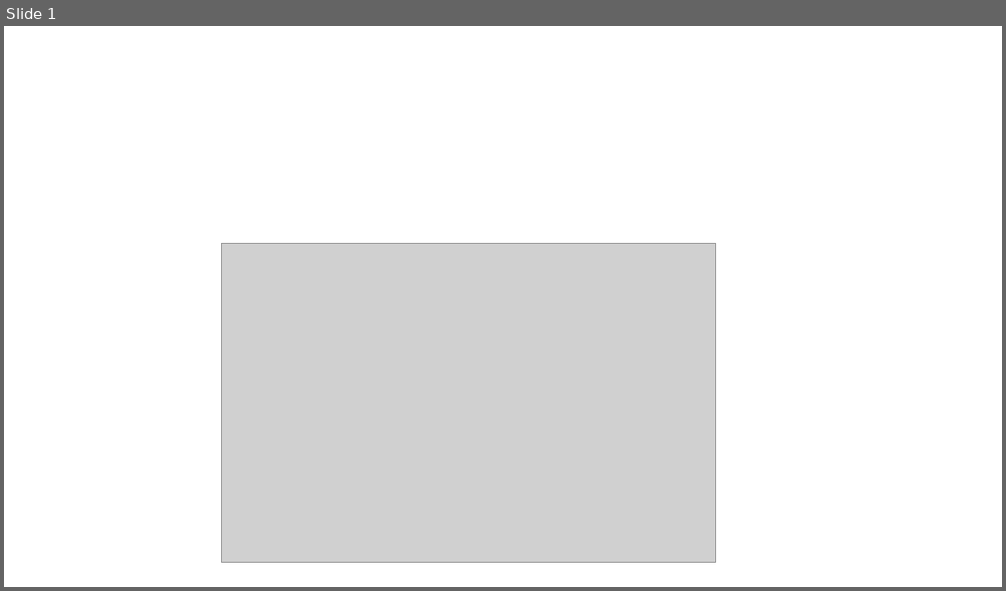
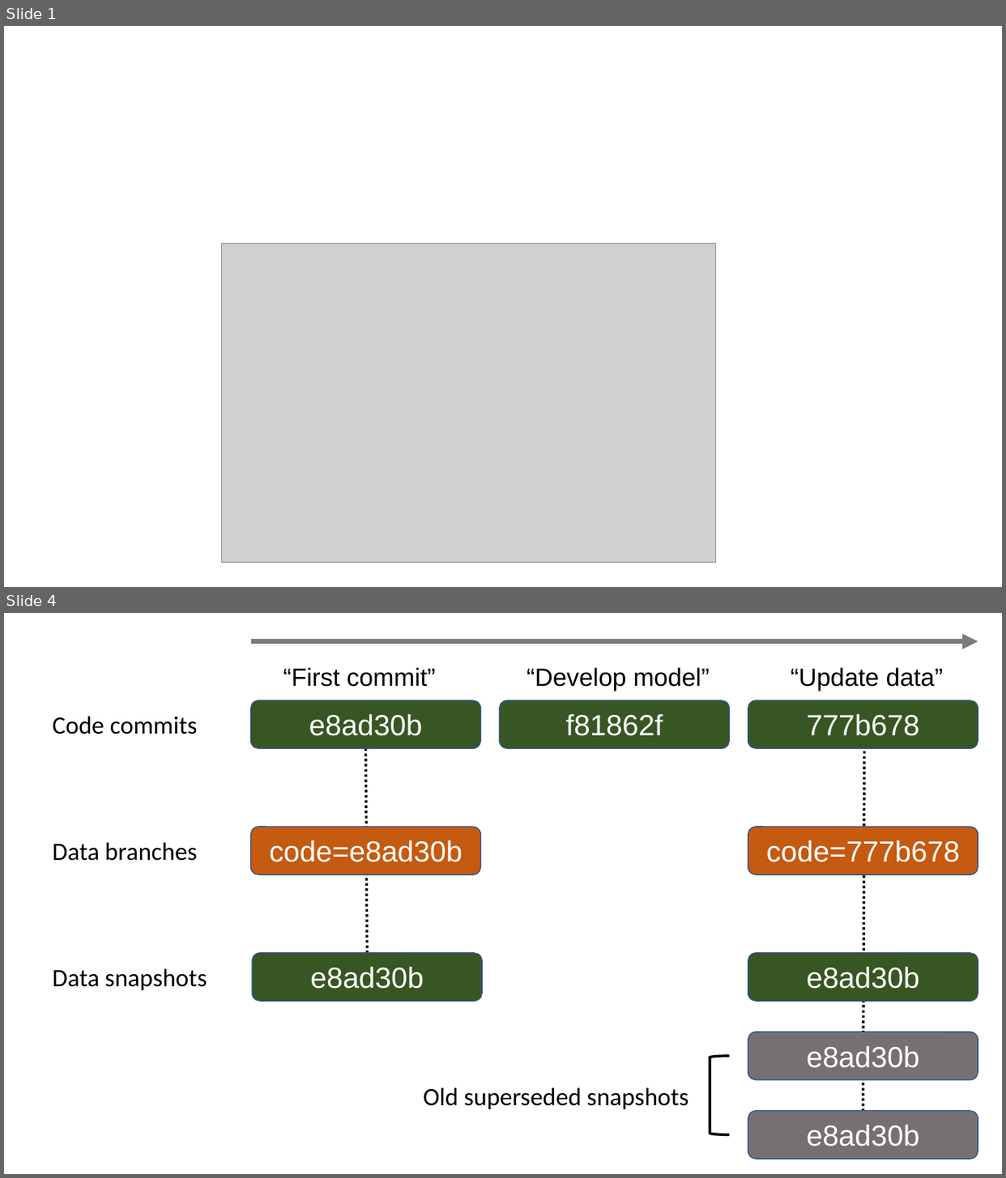
Before and after one commit to wlandau/user-conf-2022, a slide deck: images/images.pptx. Shown one above the other, each under a label of ours: slide 1 before the commit, slides 1 and 4 after it; the slides between them are not shown. The pictures are 1006x591 and 1006x1178 pixels, drawn with LibreOffice and Linux fonts; fonts in the diff are those of the drawing; grey boxes stand for pictures. Boxes give left, top, right and bottom in pixels: in the first picture for what was removed or moved away, otherwise in the second. Text is boxed around its words. In the diff, an @@ line names an element or a change of style, - is before the commit and + after.

```diff
--- a/images/images.pptx
+++ b/images/images.pptx
@@ slide 4 added at bbox=[4, 613, 1002, 1174], background #FFFFFF @@
@@ arrow added from (251, 641) to (978, 641), #7C7C7C 5 pt @@
@@ text added at bbox=[283, 667, 436, 687], 24 pt, text #000000 @@
+“First commit”
@@ text added at bbox=[526, 667, 710, 691], 24 pt, text #000000 @@
+“Develop model”
@@ text added at bbox=[791, 667, 943, 691], 24 pt, text #000000 @@
+“Update data”
@@ rounded rectangle added at bbox=[251, 700, 481, 748], fill #385723, outline #325491 1 pt, 28 pt, text #FFFFFF @@
+e8ad30b
@@ rounded rectangle added at bbox=[500, 700, 730, 748], fill #385723, outline #325491 1 pt, 28 pt, text #FFFFFF @@
+f81862f
@@ rounded rectangle added at bbox=[748, 700, 978, 748], fill #385723, outline #325491 1 pt, 28 pt, text #FFFFFF @@
+777b678
@@ text added at bbox=[53, 716, 198, 735], 24 pt, text #000000 @@
+Code commits
@@ line added from (365, 748) to (367, 953), #000000 2.5 pt dashed @@
@@ line added from (865, 747) to (863, 1111), #000000 2.5 pt dashed @@
@@ rounded rectangle added at bbox=[251, 827, 481, 875], fill #C55A11, outline #325491 1 pt, 28 pt, text #FFFFFF @@
+code=e8ad30b
@@ rounded rectangle added at bbox=[748, 827, 978, 875], fill #C55A11, outline #325491 1 pt, 28 pt, text #FFFFFF @@
+code=777b678
@@ text added at bbox=[53, 842, 198, 861], 24 pt, text #000000 @@
+Data branches
@@ text added at bbox=[53, 969, 207, 990], 24 pt, text #000000 @@
+Data snapshots
@@ rounded rectangle added at bbox=[252, 953, 482, 1001], fill #385723, outline #325491 1 pt, 28 pt, text #FFFFFF @@
+e8ad30b
@@ rounded rectangle added at bbox=[748, 953, 978, 1001], fill #385723, outline #325491 1 pt, 28 pt, text #FFFFFF @@
+e8ad30b
@@ rounded rectangle added at bbox=[748, 1033, 978, 1080], fill #767171, outline #325491 1 pt, 28 pt, text #FFFFFF @@
+e8ad30b
@@ left bracket added at bbox=[710, 1056, 730, 1135], outline #000000 2.5 pt @@
@@ text added at bbox=[423, 1088, 689, 1110], 24 pt, text #000000 @@
+Old superseded snapshots
@@ rounded rectangle added at bbox=[748, 1111, 978, 1159], fill #767171, outline #325491 1 pt, 28 pt, text #FFFFFF @@
+e8ad30b
```
Also in this commit, not shown: 1 slide changed, 1 other slide added, 7 other files.
